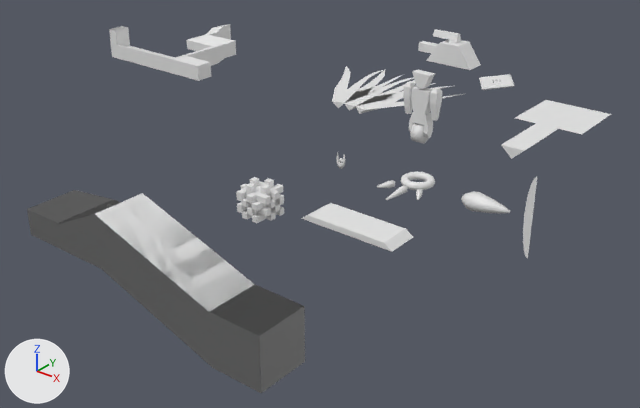
The Blender file Blend Files/Blend/start.blend: old version first, new version second.
Both versions are drawn from a 50 mm lens placed at (12.35, -16.28, 8.67), pointed at (-0.68, 0.0, -1.42). The axes (+X, +Y, +Z) are drawn at lower left. The lights are the same throughout. Materials are left out; every surface is plain grey.

Before the edit, the objects in view are built like this:
```python
me_cube_008 = bpy.data.meshes.new('Cube.008')
me_cube_008.from_pydata(...)  # 142 vertices, 152 faces; spans x -0.68..0.62, y -0.6..0.6, z -1.1..1.03
me_cube_008.polygons.foreach_set('use_smooth', [True] * 152)
me_cube_008.materials.append(mat_poweruping)
me_plane = bpy.data.meshes.new('Plane')
me_plane.from_pydata(...)  # 13 vertices, 10 faces; spans x -1.0..1.0, y -2.3..1.7, z -0.31..0.0
# faces by material slot: [4, 6]
me_plane.materials.append(mat_truck)
me_plane.materials.append(mat_leaf)
me_plane_001 = bpy.data.meshes.new('Plane.001')
me_plane_001.from_pydata(...)  # 90 vertices, 57 faces; spans x -2.35..2.15, y -0.77..2.95, z -0.15..0.02
me_plane_001.materials.append(mat_grassy)
ob_grass = bpy.data.objects.new('grass', me_plane_001)
ob_grass.location = (-2.28, 4.06, 0.0)
ob_power_up = bpy.data.objects.new('power up', me_cube_008)
ob_power_up.location = (0.0, 0.0, 0.0)
ob_power_up.scale = (0.2, 0.1, 0.2)
ob_tree = bpy.data.objects.new('tree', me_plane)
ob_tree.location = (2.95, 5.71, 0.0)
# also in view: 'reward' at (2.18, -0.32, 0.0); 'tank bullet' at (4.08, 0.0, 0.0); 'diamond beam' at (5.11, 0.0, 0.01); 'platform' at (2.4, -2.6, 0.0); 'Tank' at (-0.19, 5.22, 1.57)
```
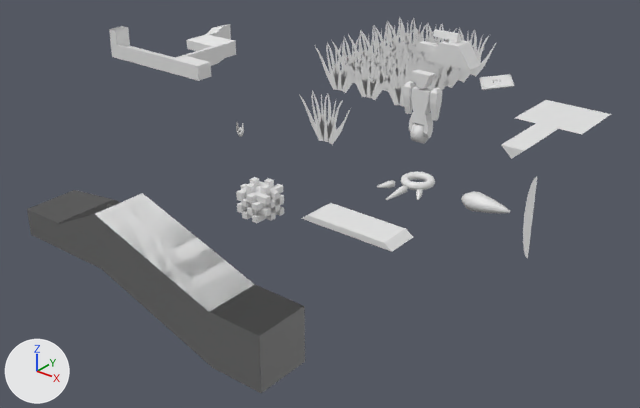
Boxes (x1, y1, x2, y2) around the edits, measured in the pictures (640 x 408 px):
```json
{"object": "manygrassa", "change": "added", "after": [315, 18, 497, 107]}
{"object": "grass", "change": "deleted", "before": [332, 66, 463, 114]}
{"object": "single grassa", "change": "added", "after": [299, 90, 351, 145]}
{"object": "power up", "change": "moved", "before": [336, 152, 345, 169], "after": [236, 123, 244, 137]}
```

The change, as JSON lines over the scene's bpy script:
```json
{"op": "add", "block": "me_plane_001_1", "code": ["me_plane_001_1 = bpy.data.meshes.new('Plane.001')", "me_plane_001_1.from_pydata(...)  # 1620 vertices, 1026 faces; spans x -2.09..2.05, y -2.01..1.95, z -0.07..1.47"]}
{"op": "add", "block": "me_plane_002", "code": ["me_plane_002 = bpy.data.meshes.new('Plane.002')", "me_plane_002.from_pydata(...)  # 90 vertices, 57 faces; spans x -0.98..0.88, y -0.02..0.05, z -0.83..0.71"]}
{"op": "set", "path": "ob_power_up.location", "old": "(0.0, 0.0, 0.0)", "new": "(-3.44, 0.0, 0.0)"}
{"op": "remove", "block": "ob_grass", "code": ["ob_grass = bpy.data.objects.new('grass', me_plane_001)", "ob_grass.location = (-2.28, 4.06, 0.0)"]}
{"op": "add", "block": "ob_manygrassa", "code": ["ob_manygrassa = bpy.data.objects.new('manygrassa', me_plane_001_1)", "ob_manygrassa.location = (-2.28, 6.37, 0.0)"]}
{"op": "add", "block": "ob_single_grassa", "code": ["ob_single_grassa = bpy.data.objects.new('single grassa', me_plane_002)", "ob_single_grassa.location = (-2.28, 2.29, 0.0)"]}
```
